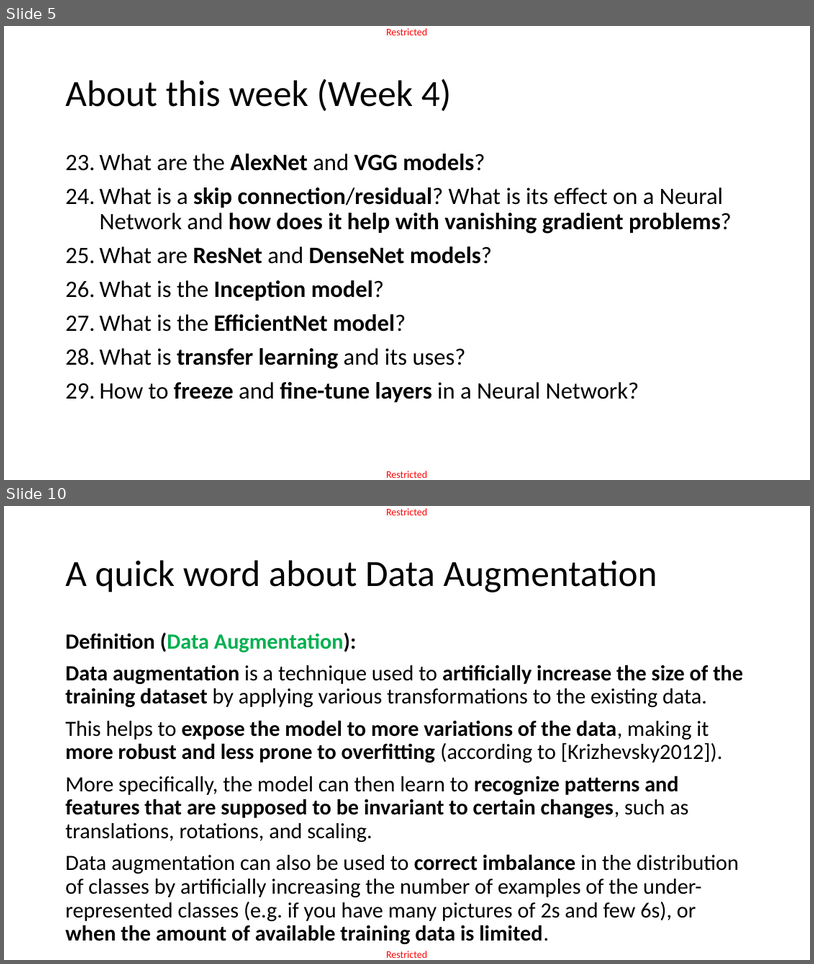
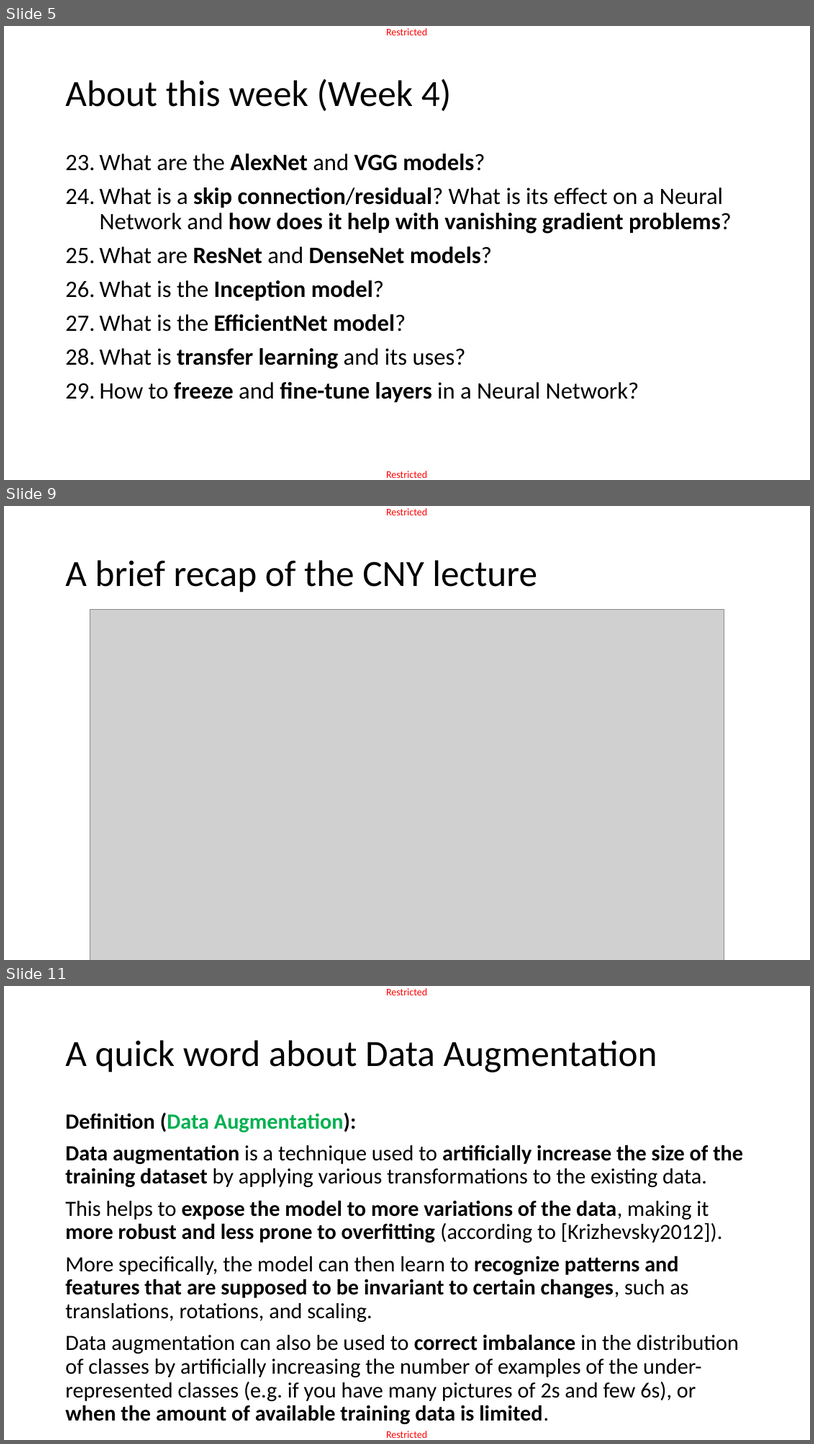
Before and after one commit to matthieudemari/SUTD_DL_50_039, a slide deck: W4/3. W4S3 final/W4S3.pptx. Shown one above the other, each under a label of ours: slides 5 and 10 before the commit, slides 5, 9 and 11 after it; the slides between them are not shown. The pictures are 814x964 and 814x1444 pixels, drawn with LibreOffice and Linux fonts; fonts in the diff are those of the drawing; grey boxes stand for pictures. Boxes give left, top, right and bottom in pixels: in the first picture for what was removed or moved away, otherwise in the second. Text is boxed around its words. In the diff, an @@ line names an element or a change of style, - is before the commit and + after.

```diff
--- a/W4/3. W4S3 final/W4S3.pptx
+++ b/W4/3. W4S3 final/W4S3.pptx
@@ slide 9 added at (4, 506, 810, 960), background #FFFFFF; not listed: 1 template element that a slide beside it also shows @@
@@ title added at (65, 560, 538, 592), 44 pt, text #000000 @@
+A brief recap of the CNY lecture
@@ picture added at (90, 610, 725, 960) @@
@@ what was slide 10 is now slide 11 @@
```
Also in this commit, not shown: 11 slides changed, 2 slides removed, 27 other files.
